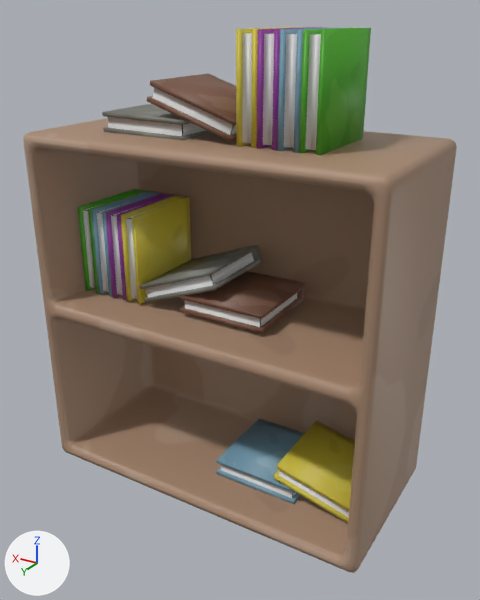
A saved change to the FBX model Assets/Arts/Envi/Props/Props_Bookshelf_01.fbx.
Rendered twice from a 50 mm camera at (-1.79, 2.93, 2.56) aimed at (-0.05, 0.03, 1.12). Lighting does not change. The marker at lower left points along +X, +Y and +Z. The picture after the commit comes second.

Before the edit, the objects in view are built like this:
```python
mat_tex_env = principled_material('Tex_Env')
mat_tex_env.texture = img_texture_atlas_environment_png
me_cube_019 = bpy.data.meshes.new('Cube.019')
me_cube_019.from_pydata(...)  # 712 vertices, 674 faces; spans x -1.0..1.0, y -0.5..0.5, z 0.0..2.51
me_cube_019.materials.append(mat_tex_env)  # picture img_texture_atlas_environment_png
ob_props_bookshelf_01 = bpy.data.objects.new('Props_Bookshelf_01', me_cube_019)
ob_props_bookshelf_01.location = (0.0, 0.0, 0.0)
```
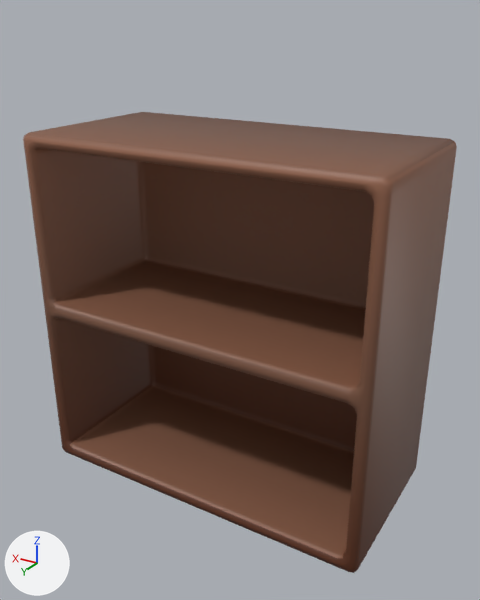
Patch to the scene script:
```diff
--- a/Assets/Arts/Envi/Props/Props_Bookshelf_01.fbx.py
+++ b/Assets/Arts/Envi/Props/Props_Bookshelf_01.fbx.py
@@ img_tex_env_png @@
+img_tex_env_png = load_image('Tex_Env.png', '../Texture/Tex_Env.png', 1024, 1024, 'sRGB')
@@ mat_tex_env @@
 mat_tex_env = principled_material('Tex_Env')
-mat_tex_env.texture = img_texture_atlas_environment_png
+mat_tex_env.texture = img_tex_env_png
@@ me_cube_019 @@
 # used by ob_props_bookshelf_01; location = (0.0, 0.0, 0.0)
-me_cube_019.from_pydata(...)  # 712 vertices, 674 faces; spans x -1.0..1.0, y -0.5..0.5, z 0.0..2.51
+me_cube_019.from_pydata(...)  # 264 vertices, 254 faces; spans x -1.0..1.0, y -0.5..0.5, z 0.0..2.0
+# me_cube_019 part 1: 14 loose pieces with 448 vertices, spanning x -0.91..0.89, y -0.25..0.25, z 0.07..2.51, are deleted
+# me_cube_019 part 2: 254 kept faces spanning x -1.0..1.0, y -0.5..0.5, z 0.0..2.0 get new texture (UV) coordinates
 me_cube_019.materials.append(mat_tex_env)
```

Location of each change, [x1, y1, x2, y2] in pixels of the pictures (480 x 600 px):
'Props_Bookshelf_01', surface changed, reshaped (darker, 16% shorter)
    before: [23, 27, 457, 573]
    after: [23, 112, 457, 573]
part 1 of me_cube_019, deleted
    before: [77, 27, 371, 523]
part 2 of me_cube_019, surface changed (darker)
    both: [23, 118, 457, 573]
